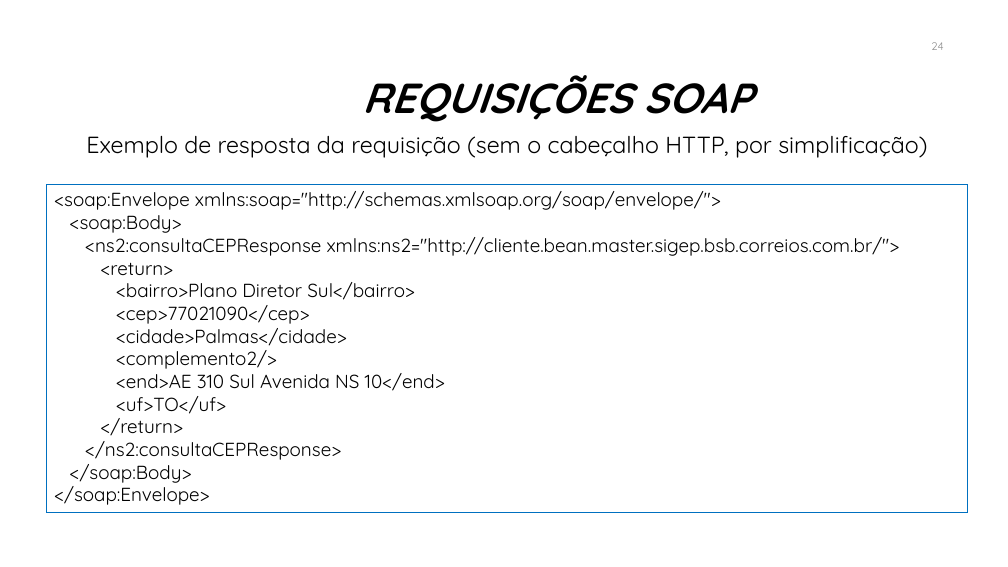
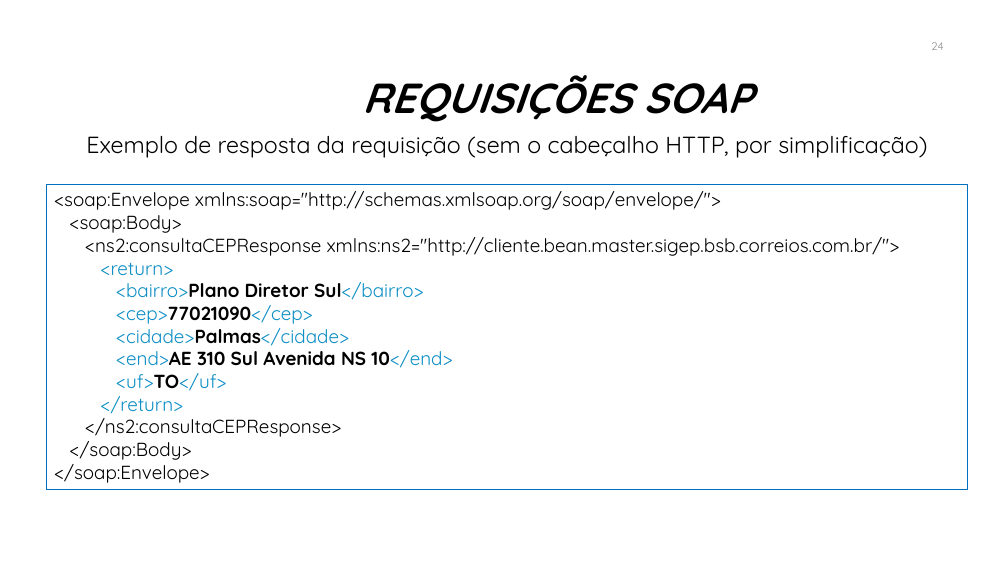
Before and after one commit to manoelcampos/sistemas-distribuidos, a slide deck: slide 24 of projects/08-webservices/webservices.pptx. Drawn at 1008x567 pixels with LibreOffice and Linux fonts; fonts in the diff are those of the drawing; background and template pictures are left out. Boxes give left, top, right and bottom in pixels: in the first picture for what was removed or moved away, otherwise in the second. Text is boxed around its words. In the diff, an @@ line names an element or a change of style, - is before the commit and + after.

```diff
--- a/projects/08-webservices/webservices.pptx
+++ b/projects/08-webservices/webservices.pptx
@@ rectangle "<soap:Envelope xmlns:soap="http://schemas.xmlsoap.org/soap/e ...": place and size @@
-rectangle "<soap:Envelope xmlns:soap="http://schemas.xmlsoap.org/soap/e ..." at (47,185,968,513)
+rectangle "<soap:Envelope xmlns:soap="http://schemas.xmlsoap.org/soap/e ..." at (47,185,968,490)
@@ text in rectangle at (101,262,452,414): text colour #000000 to #0D8EC5 in "<return>", "<bairro>Plano Sul</bairro>", "<cep>77021090</cep>", "<cidade>Palmas</cidade>" and 3 more places; bold on in "<bairro>Plano Diretor Sul</bairro>", "<cep>77021090</cep>", "<cidade>Palmas</cidade>", "<end>AE 310 Sul Avenida NS 10</end>" and 1 more places @@
@@ text in rectangle at (116,345,277,369): paragraph removed @@
-<complemento2/>
```
Also in this commit, not shown: 1 other slide changed, 1 other file.
